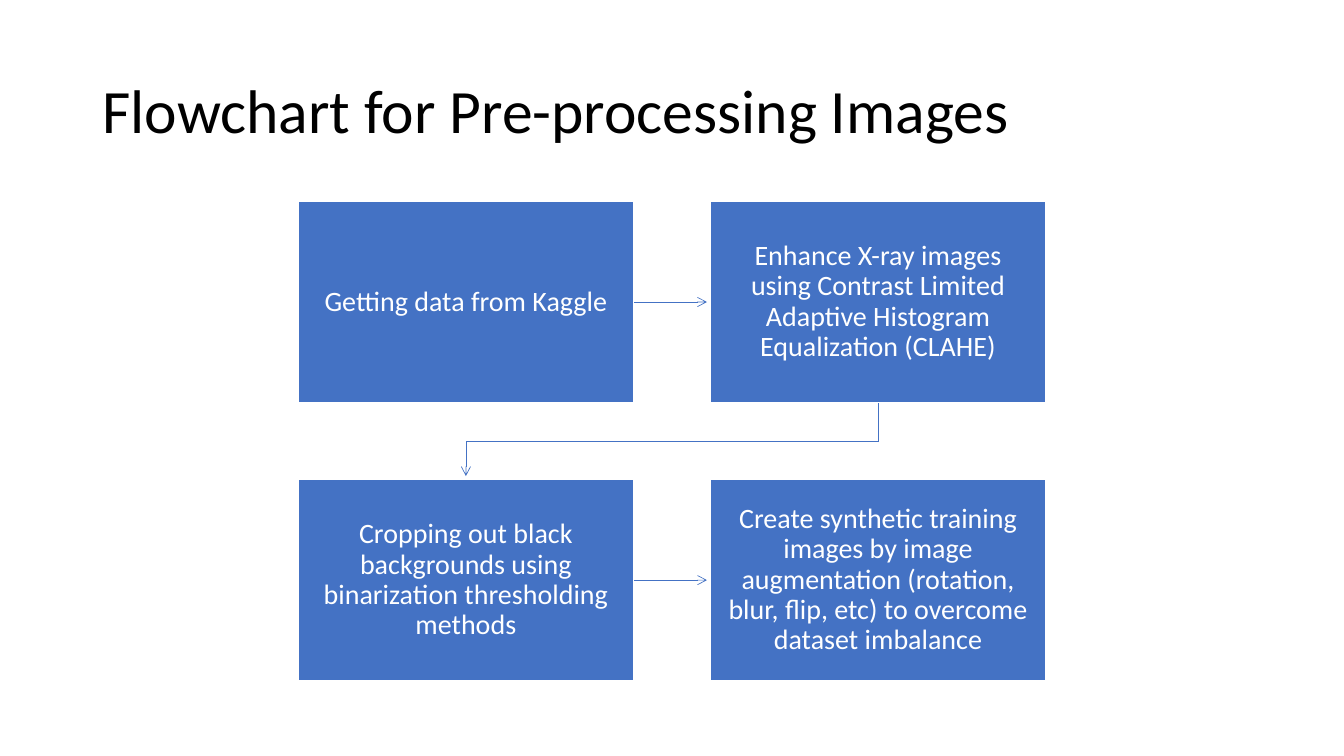
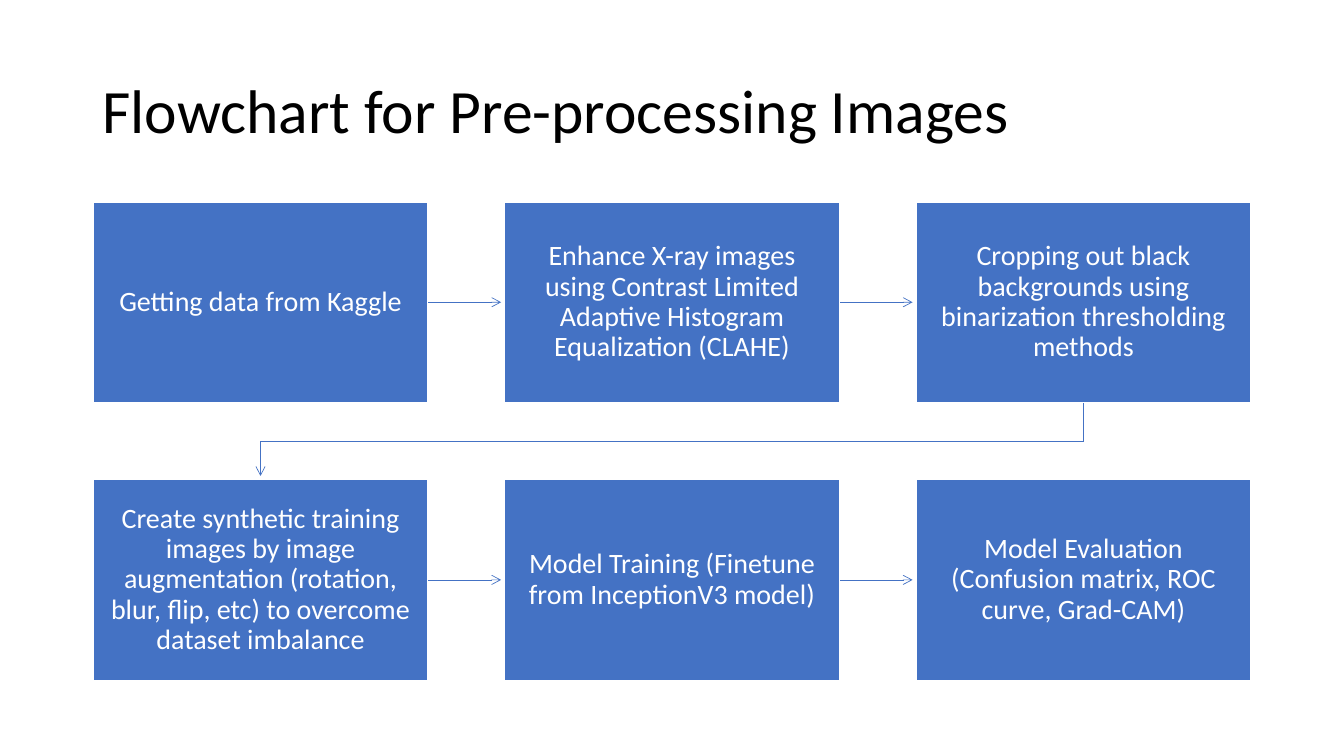
Before and after one commit to zhiqin1998/covid19-detection, a slide deck: slide 3 of Assignment Step 2_WID170047_17166150.pptx. Drawn at 1344x756 pixels with LibreOffice and Linux fonts; fonts in the diff are those of the drawing. Boxes give left, top, right and bottom in pixels: in the first picture for what was removed or moved away, otherwise in the second. Text is boxed around its words. In the diff, an @@ line names an element or a change of style, - is before the commit and + after.

```diff
--- a/Assignment Step 2_WID170047_17166150.pptx
+++ b/Assignment Step 2_WID170047_17166150.pptx
@@ text "Cropping out black backgrounds using ...": place and size @@
-text "Cropping out black backgrounds using ..." at box(324, 523, 607, 634)
+text "Cropping out black backgrounds using ..." at box(941, 245, 1225, 356)
@@ 4 rectangles, 2 texts, 1 freeform shape: place and size @@
-4 rectangles, 2 texts, 1 freeform shape at box(298, 202, 1046, 681)
+4 rectangles, 2 texts, 1 freeform shape at box(94, 202, 840, 681)
@@ freeform shape: place and size @@
-freeform shape at box(466, 402, 878, 476)
+freeform shape at box(260, 402, 1083, 476)
@@ text "Create synthetic training images by ...": place and size @@
-text "Create synthetic training images by ..." at box(729, 508, 1027, 649)
+text "Create synthetic training images by ..." at box(111, 508, 410, 649)
@@ group added at box(427, 202, 1251, 681): 2 freeform shapes, 2 rectangles, 2 texts @@
+Model Training (Finetune from InceptionV3 model)
+Model Evaluation (Confusion matrix, ROC curve, Grad-CAM)
@@ freeform shape: place and size @@
-freeform shape at box(633, 576, 707, 586)
+freeform shape at box(839, 575, 912, 585)
```
Also in this commit, not shown: 1 other slide changed, 2 other files.
